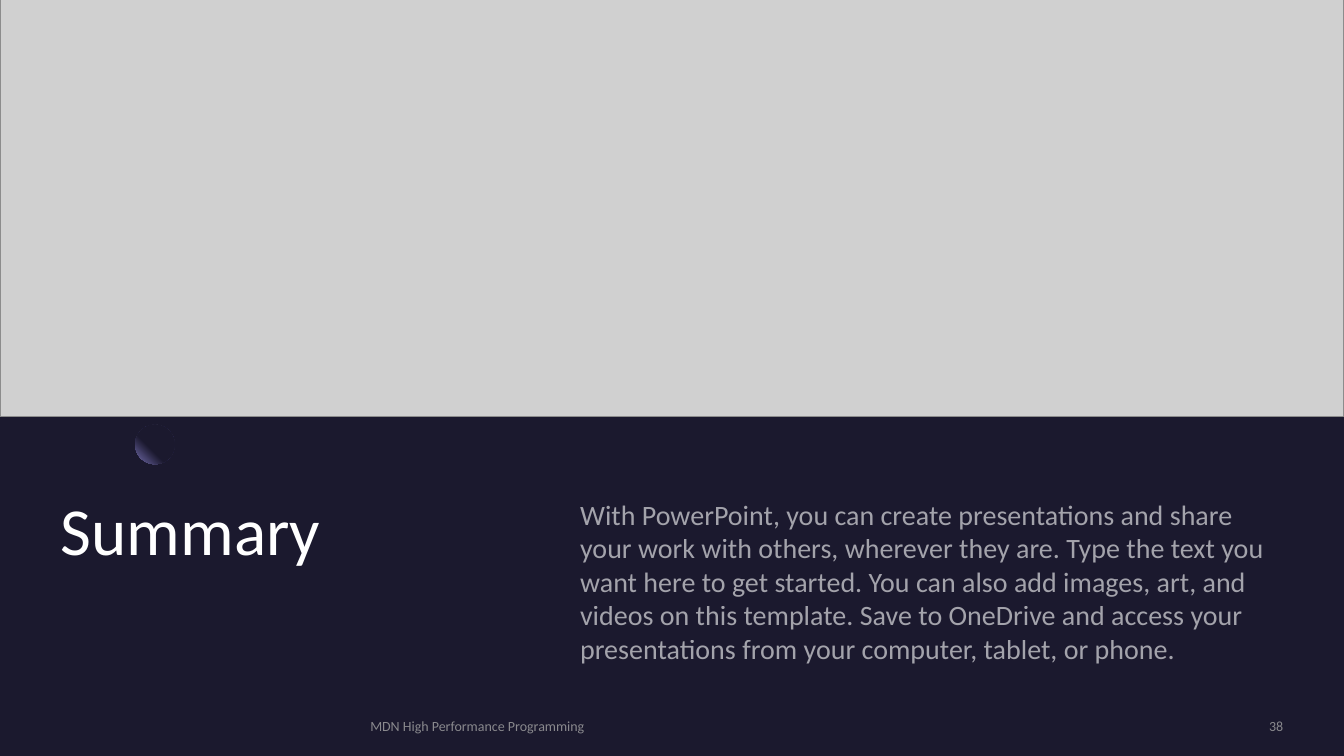
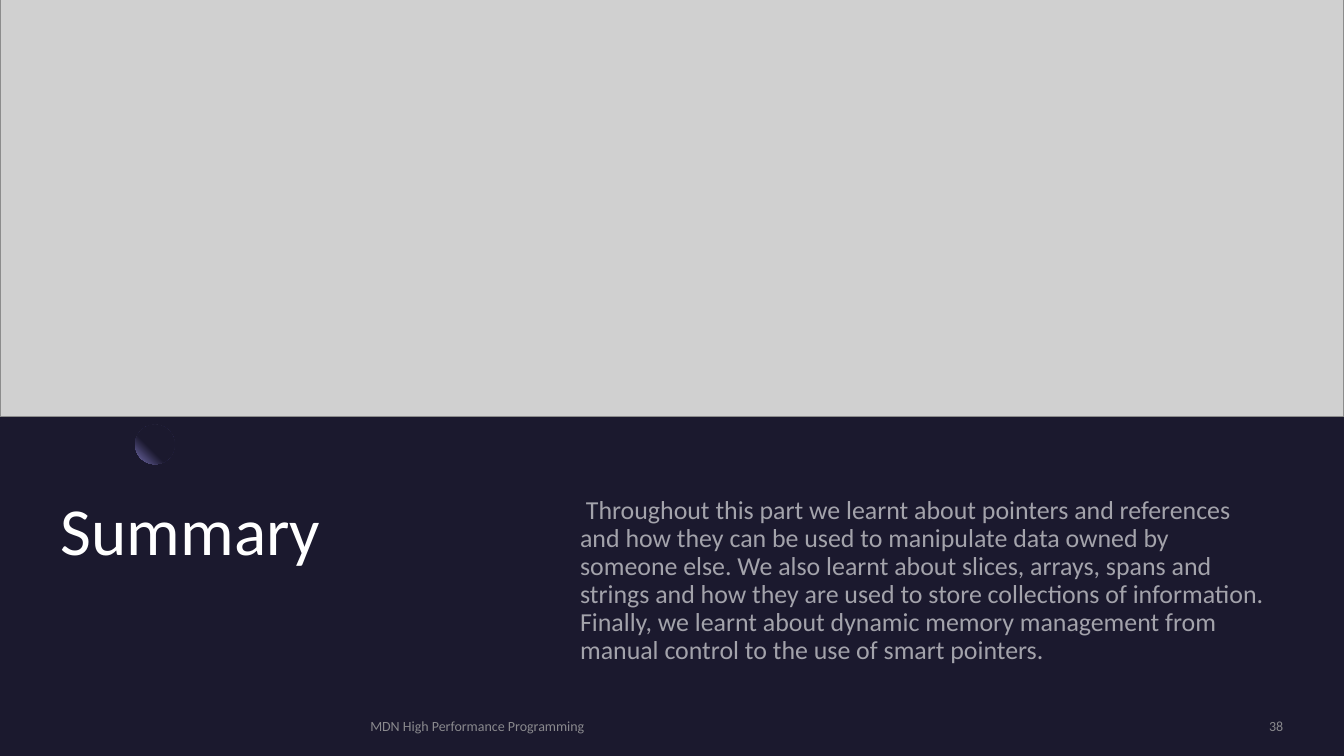
Before and after one commit to MonashDeepNeuron/HPP, a slide deck: slide 38 of content/part3/slides/hpp_part3.pptx. Drawn at 1344x756 pixels with LibreOffice and Linux fonts; fonts in the diff are those of the drawing; grey boxes stand for pictures. Boxes give left, top, right and bottom in pixels: in the first picture for what was removed or moved away, otherwise in the second. Text is boxed around its words. In the diff, an @@ line names an element or a change of style, - is before the commit and + after.

```diff
--- a/content/part3/slides/hpp_part3.pptx
+++ b/content/part3/slides/hpp_part3.pptx
@@ text at [580,501,1263,663]: text changed; size 20 to 18.5 pt @@
-With PowerPoint, you can create presentations and share your work with others, wherever they are. Type the text you want here to get started. You can also add images, art, and videos on this template. Save to OneDrive and access your presentations from your computer, tablet, or phone.
+Throughout this part we learnt about pointers and references and how they can be used to manipulate data owned by someone else. We also learnt about slices, arrays, spans and strings and how they are used to store collections of information. Finally, we learnt about dynamic memory management from manual control to the use of smart pointers.
```
Also in this commit, not shown: 1 other slide changed, 12 other files.
